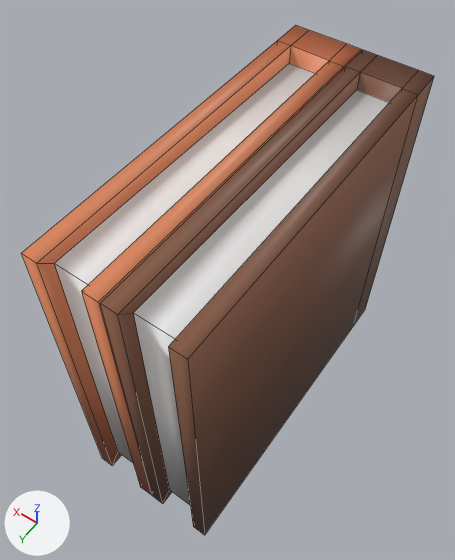
What one commit did to the FBX model Assets/Arts/Envi/Props/Props_Book_03.fbx.
Both versions are drawn from a 50 mm lens placed at (-0.282, 0.461, 0.979), pointed at (0.042, 0.008, 0.267). The axes (+X, +Y, +Z) are drawn at lower left. The lights are the same throughout. The older version comes first. Mesh edges are drawn as thin lines.

Names of what the first picture shows: 'Props_Book_03'.
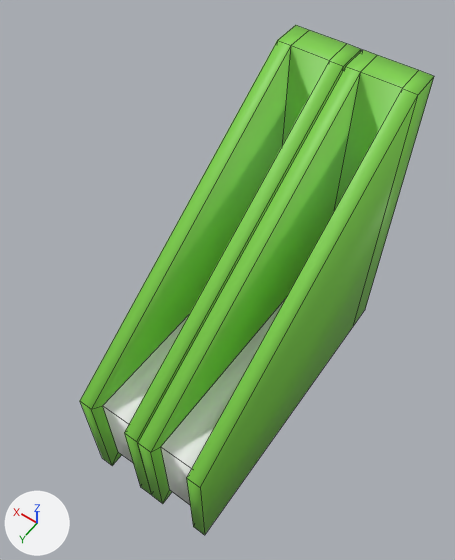
Boxes [x1, y1, x2, y2] around the edits, measured in the pictures (455 x 560 px; the box of a moved part takes in the faces that stretch with it):
```json
{"object": "Props_Book_03", "change": "surface changed, reshaped", "before": [21, 25, 434, 535], "after": [80, 25, 434, 535], "on screen": "brown to green, 14% narrower"}
{"part": 1, "of": "me_cube_067", "change": "moved or reshaped", "before": [21, 41, 418, 535], "after": [80, 41, 418, 535]}
{"part": 2, "of": "me_cube_067", "change": "surface changed", "before": [21, 25, 434, 535], "after": [80, 25, 434, 535]}
```

Scene script edits in JSON lines:
```json
{"op": "add", "block": "img_warna_baruuu_png", "code": ["img_warna_baruuu_png = load_image('warna baruuu.png', '../Texture/warna baruuu.png', 1024, 1024, 'sRGB')"]}
{"op": "set", "path": "mat_tex_env.texture", "old": "img_tex_env_png", "new": "img_warna_baruuu_png"}
{"block": "me_cube_067", "where": "me_cube_067.from_pydata(...)  # 64 vertices, 60 faces; spans x -0.091..0.113, y -0.253..0.253, z 0.005..0.511"}
{"block": "me_cube_067", "where": "# used by ob_props_book_03; location = (0.0, 0.0, 0.0)"}
{"block": "me_cube_067", "where": "# before: 16 (0.113, 0.253, 0.511) at pixel (21, 253), 18 (0.092, 0.253, 0.511) at pixel (36, 263), 22 (0.092, 0.235, 0.493) at pixel (54, 263), 23 (0.034, 0.235, 0.493), 24 (0.092, -0.206, 0.485) at pixel (289, 63)"}
{"block": "me_cube_067", "where": "# before: 25 (0.034, -0.206, 0.485), 26 (0.034, 0.253, 0.511) at pixel (81, 291), 28 (0.012, 0.253, 0.511) at pixel (98, 302), 48 (0.01, 0.253, 0.511) at pixel (100, 303), 50 (-0.012, 0.253, 0.511) at pixel (117, 314)"}
{"block": "me_cube_067", "where": "# before: 54 (-0.012, 0.235, 0.493) at pixel (133, 312), 55 (-0.07, 0.235, 0.493), 56 (-0.012, -0.206, 0.485) at pixel (356, 89), 57 (-0.07, -0.206, 0.485), 58 (-0.07, 0.253, 0.511) at pixel (168, 346)"}
{"block": "me_cube_067", "where": "# before: 60 (-0.091, 0.253, 0.511) at pixel (187, 359)"}
{"block": "me_cube_067", "change": "me_cube_067 part 1"}
{"op": "add", "block": "me_cube_067", "code": "for i in [16, 18, 22, 23, 26, 28, 48, 50, 54, 55, 58, 60]: me_cube_067.vertices[i].co += Vector((0.0, 0.0, -0.309))"}
{"op": "add", "block": "me_cube_067", "code": "for i in [24, 25, 56, 57]: me_cube_067.vertices[i].co += Vector((0.0, 0.0, -0.316))"}
{"block": "me_cube_067", "change": "me_cube_067 part 2: texture (UV) coordinates of 54 of 60 faces, centred in x -0.091..0.113, y -0.253..0.253, z 0.005..0.511, changed; they spanned u 0.51..0.74, v 0.64..0.75 and now span u 0.64..0.74, v 0.76..0.87"}
```
